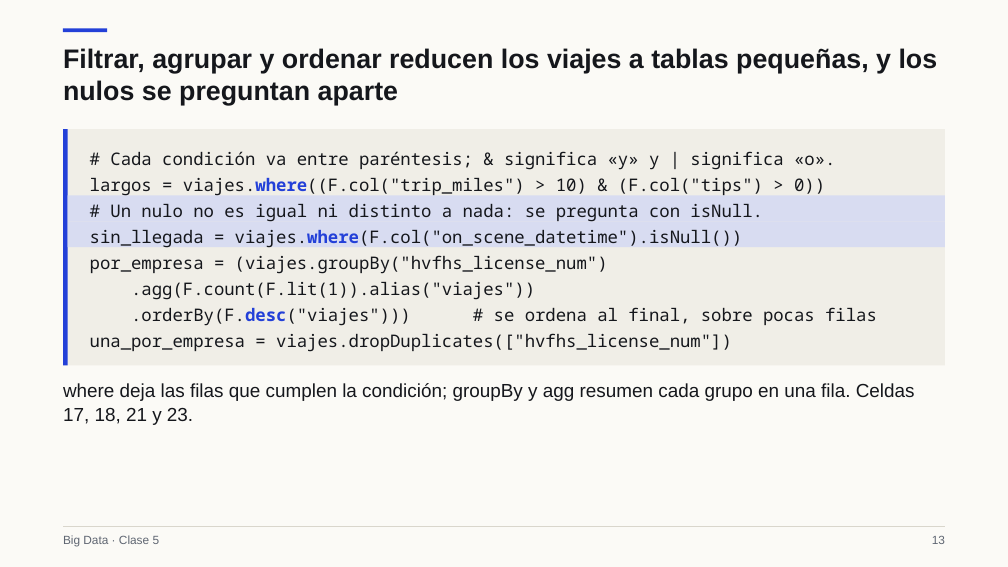
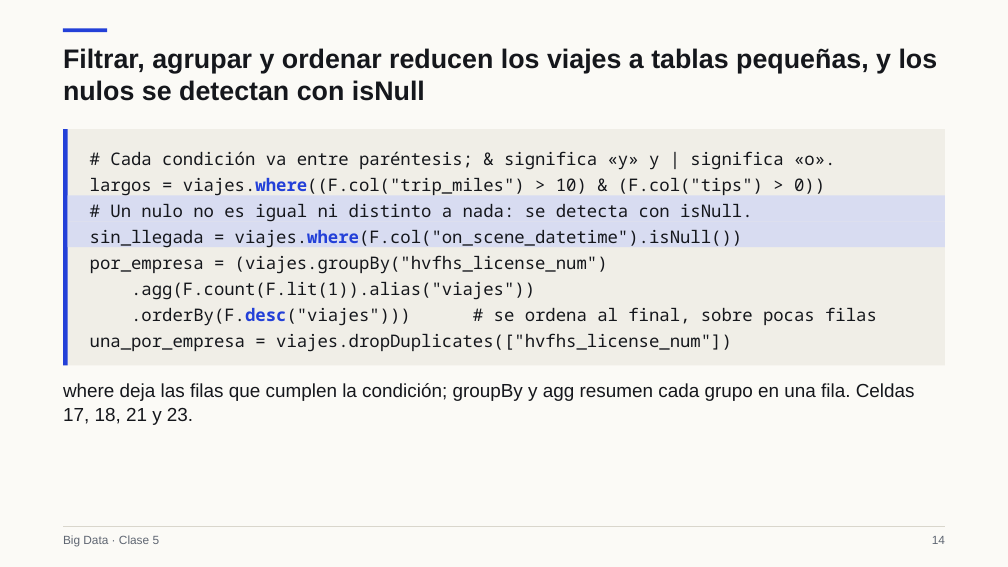
Before and after one commit to Apaezc/bigdata-udem-2026, a slide deck: slide 14 of curso/clase05/deck/slides.pptx (slide 13 before the commit). Drawn at 1008x567 pixels with LibreOffice and Linux fonts; fonts in the diff are those of the drawing. Boxes give left, top, right and bottom in pixels: in the first picture for what was removed or moved away, otherwise in the second. Text is boxed around its words. In the diff, an @@ line names an element or a change of style, - is before the commit and + after.

```diff
--- a/curso/clase05/deck/slides.pptx
+++ b/curso/clase05/deck/slides.pptx
@@ text at (x1=63, y1=48, x2=938, y2=101): text changed @@
-Filtrar, agrupar y ordenar reducen los viajes a tablas pequeñas, y los nulos se preguntan aparte
+Filtrar, agrupar y ordenar reducen los viajes a tablas pequeñas, y los nulos se detectan con isNull
@@ text at (x1=110, y1=204, x2=753, y2=222): text changed @@
-# Un nulo no es igual ni distinto a nada: se pregunta con isNull.
+# Un nulo no es igual ni distinto a nada: se detecta con isNull.
@@ text at (x1=932, y1=536, x2=945, y2=544): text changed @@
-13
+14
```
Also in this commit, not shown: 38 other slides changed, 3 slides added, 5 other files.
